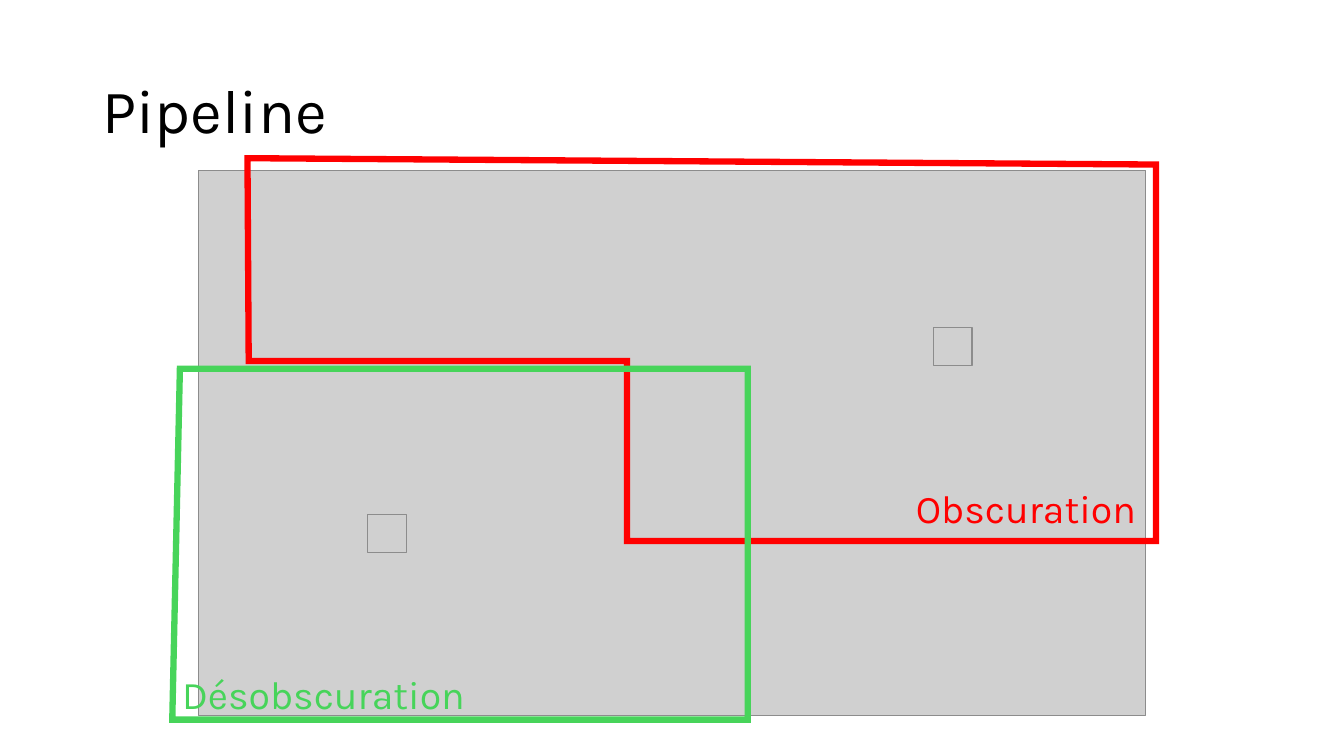
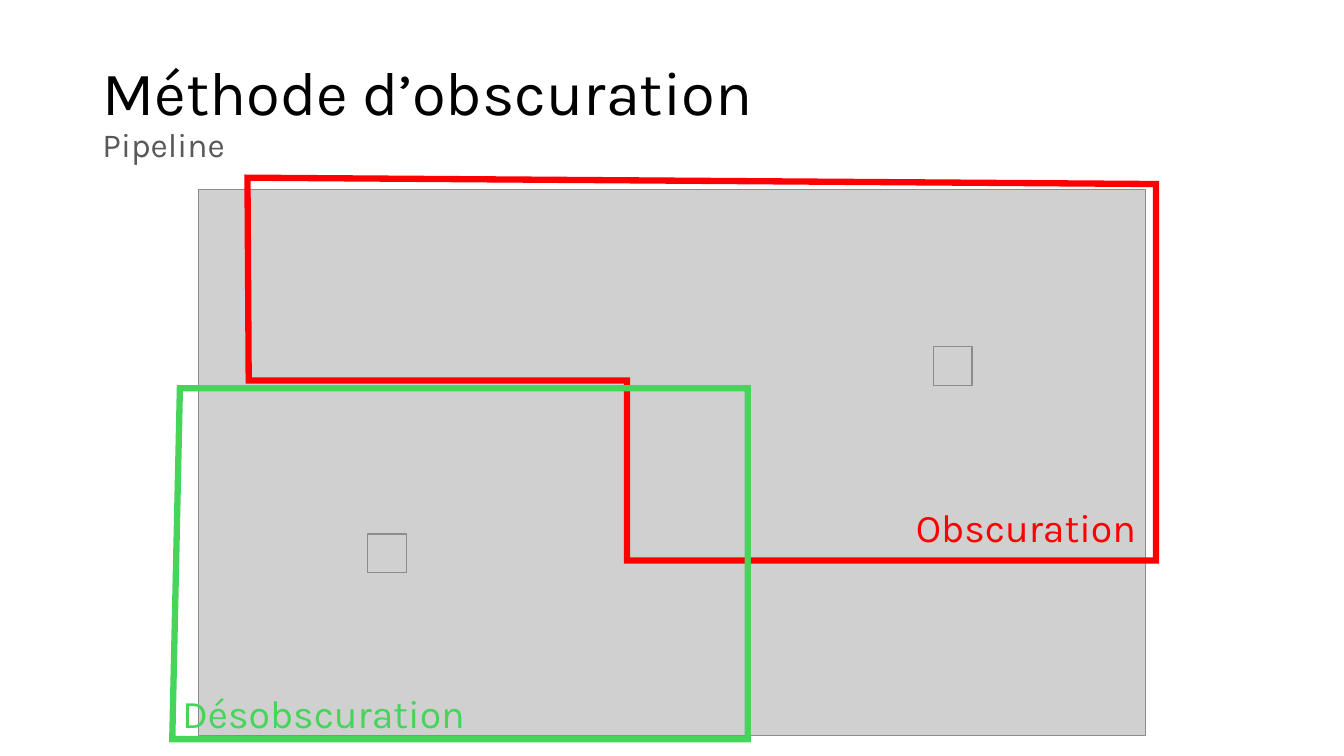
Before and after one commit to owilo/Stage, a slide deck: slide 5 of Documents/Slides/Obscuration de contenu numérique dans une image.pptx. Drawn at 1344x756 pixels with LibreOffice and Linux fonts; fonts in the diff are those of the drawing; grey boxes stand for pictures. Boxes give left, top, right and bottom in pixels: in the first picture for what was removed or moved away, otherwise in the second. Text is boxed around its words. In the diff, an @@ line names an element or a change of style, - is before the commit and + after.

```diff
--- a/Documents/Slides/Obscuration de contenu numérique dans une image.pptx
+++ b/Documents/Slides/Obscuration de contenu numérique dans une image.pptx
@@ title at (x1=102, y1=68, x2=752, y2=165): text changed @@
-Pipeline
+Méthode d’obscuration
+Pipeline
@@ 3 pictures, 2 texts, 2 freeform shapes moved together from (x1=172, y1=158, x2=1156, y2=720) to (x1=172, y1=177, x2=1156, y2=739) @@
```
Also in this commit, not shown: 5 other slides changed, 17 slides added, 7 slides removed.
